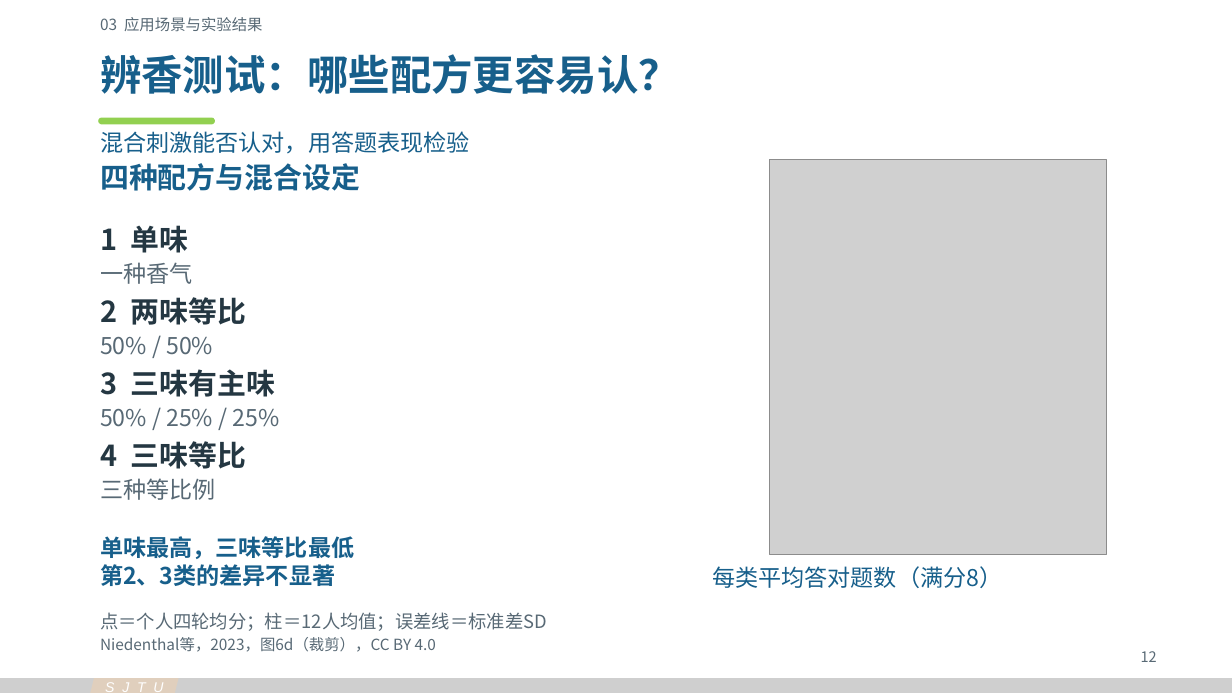
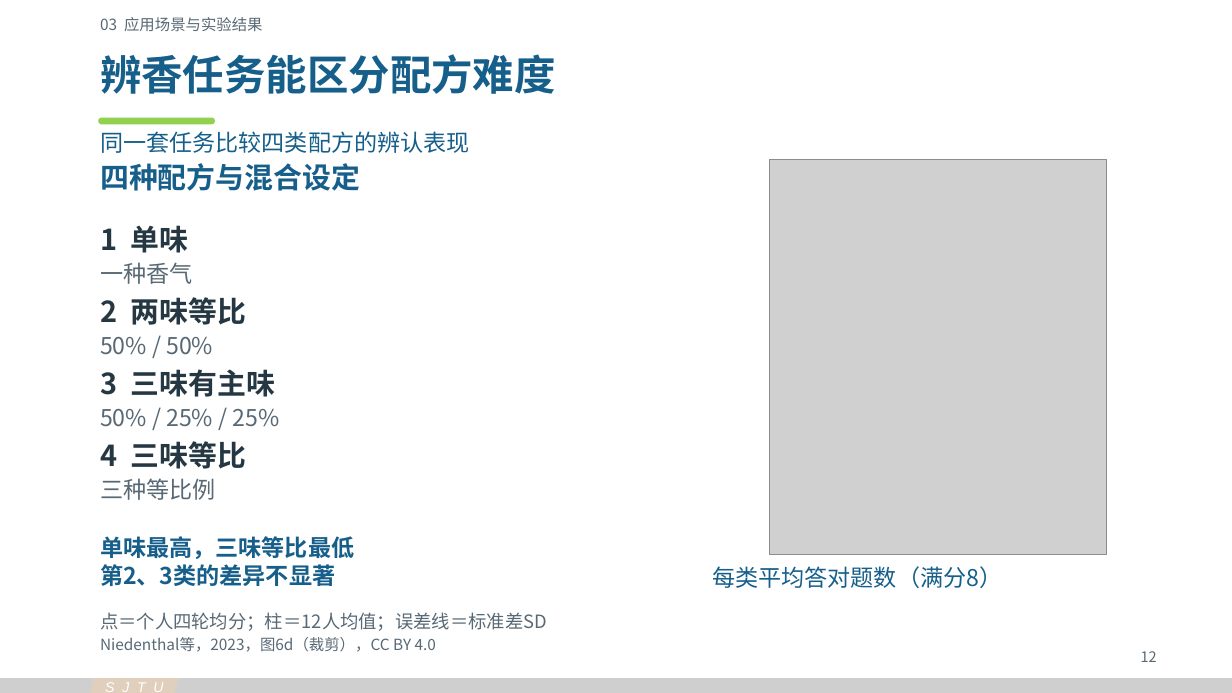
Before and after one commit to Cyh29hao/sjtu-olfaction-vr-2026, a slide deck: slide 2 of release/v3/group-03-applications.pptx. Drawn at 1232x693 pixels with LibreOffice and Linux fonts; fonts in the diff are those of the drawing; grey boxes stand for pictures. Boxes give left, top, right and bottom in pixels: in the first picture for what was removed or moved away, otherwise in the second. Text is boxed around its words. In the diff, an @@ line names an element or a change of style, - is before the commit and + after.

```diff
--- a/release/v3/group-03-applications.pptx
+++ b/release/v3/group-03-applications.pptx
@@ text at [100, 54, 556, 94]: text changed @@
-辨香测试：哪些配方更容易认？
+辨香任务能区分配方难度
@@ text at [100, 131, 470, 153]: text changed @@
-混合刺激能否认对，用答题表现检验
+同一套任务比较四类配方的辨认表现
```
Also in this commit, not shown: 2 other slides changed, 2 slides added, 1 slide removed, 46 other files.
